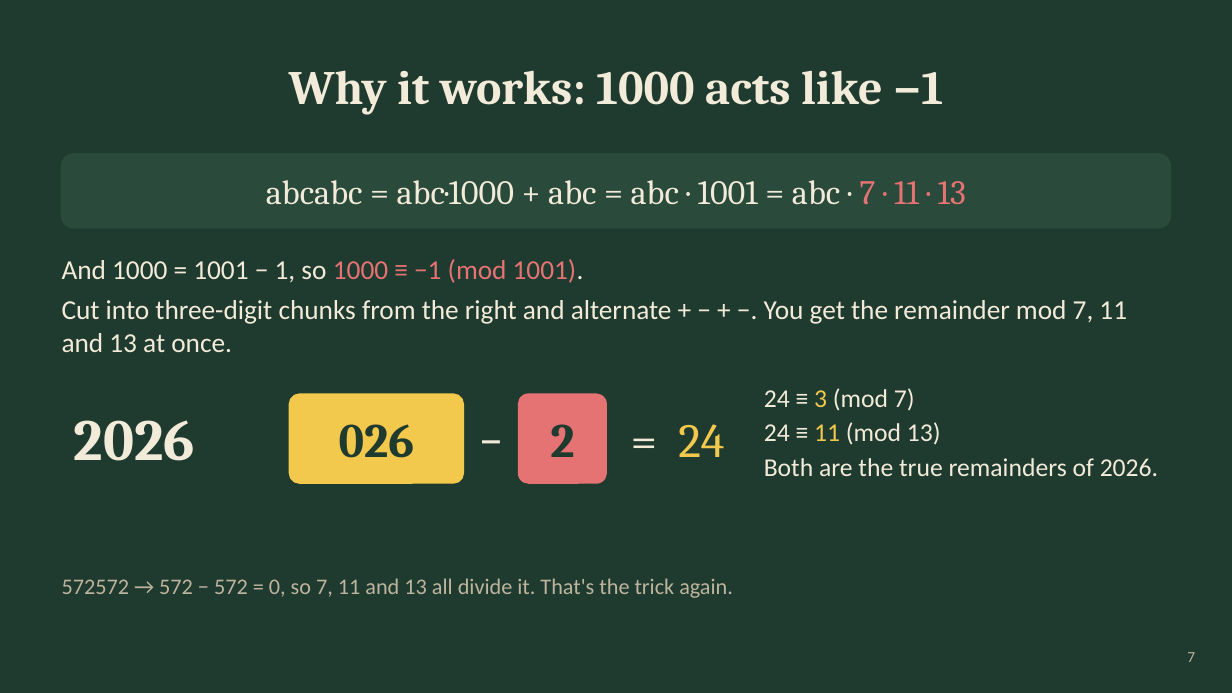
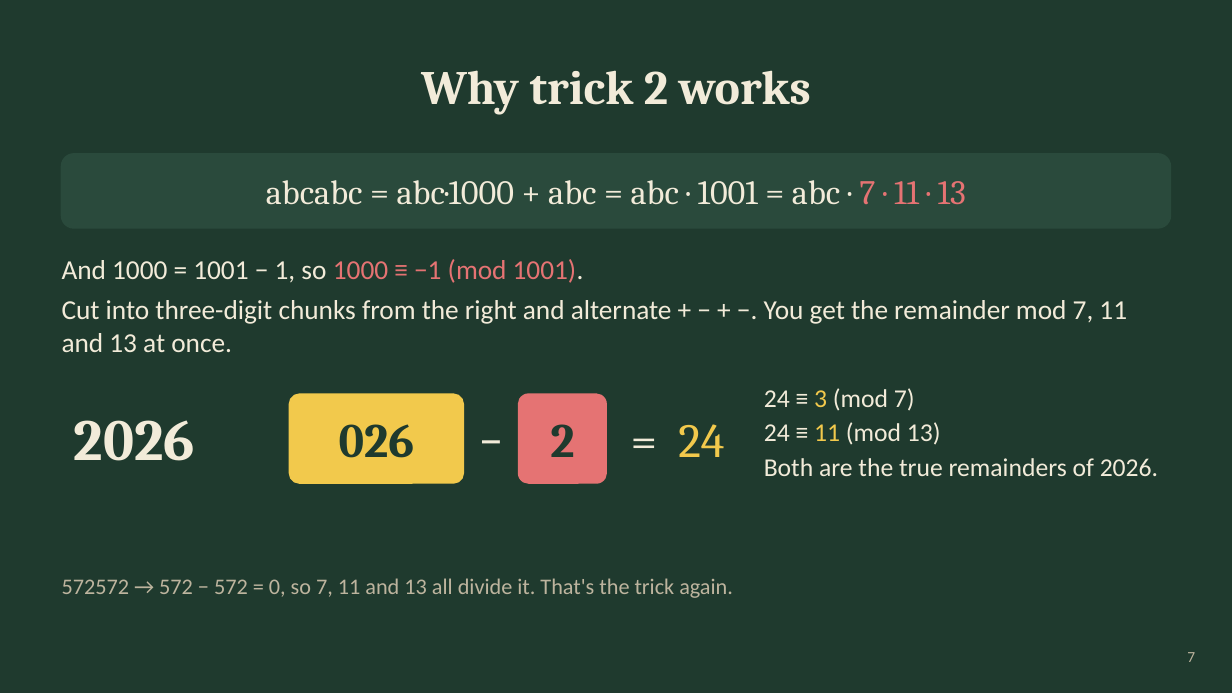
Before and after one commit to ZhihengLi0/math5248, a slide deck: slide 7 of presentation/PPT演讲版.pptx. Drawn at 1232x693 pixels with LibreOffice and Linux fonts; fonts in the diff are those of the drawing. Boxes give left, top, right and bottom in pixels: in the first picture for what was removed or moved away, otherwise in the second. Text is boxed around its words. In the diff, an @@ line names an element or a change of style, - is before the commit and + after.

```diff
--- a/presentation/PPT演讲版.pptx
+++ b/presentation/PPT演讲版.pptx
@@ title at (421, 70, 811, 114): text changed @@
-Why it works: 1000 acts like −1
+Why trick 2 works
```
Also in this commit, not shown: 4 other slides changed, 15 other files.
